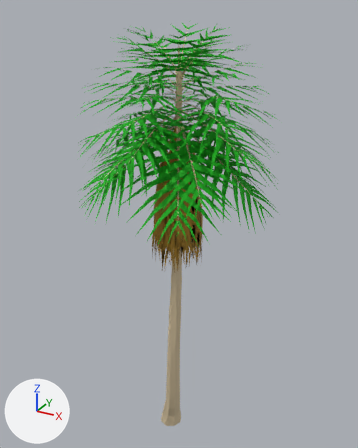
A saved change to the FBX model Assets/Resources/Meshes/Island/Palm1.FBX.
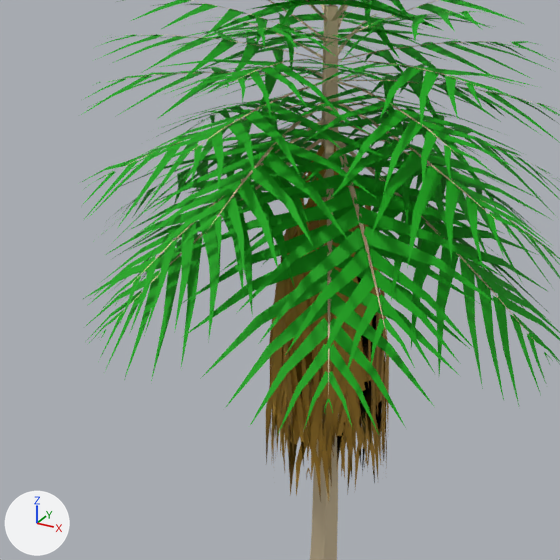
Each version is shown whole from a 50 mm lens placed at (6.59, -11.41, 13.17), pointed at (0.63, -0.57, 7.76), then close up on the part from 12% to 76% of the width and 15% to 66% of the height. The axes (+X, +Y, +Z) are drawn at lower left. The lights are the same throughout. Where no turn or scale is listed for an object, it has been applied to the vertices. Vertices at the same position are counted once.

The scene before the commit, as lines of its bpy script (objects in view):
```python
me_mesh = bpy.data.meshes.new('Mesh')
me_mesh.from_pydata(...)  # 1656 vertices, 1752 faces; spans x 0.22..1.52, y -1.74..-0.42, z 6.84..10.62
# faces by material slot: [312, 1440]
me_mesh.materials.append(mat_expiredfrond0)  # brown #ac8226
me_mesh.materials.append(mat_expiredfrond1)  # brown #ac8226
me_mesh_001 = bpy.data.meshes.new('Mesh.001')
me_mesh_001.from_pydata(...)  # 130 vertices, 248 faces; spans x -0.37..0.99, y -1.18..0.37, z 0.0..11.81
me_mesh_001.materials.append(mat_trunk)  # beige #d6c39f
me_mesh_002 = bpy.data.meshes.new('Mesh.002')
me_mesh_002.from_pydata(...)  # 4321 vertices, 4534 faces; spans x -1.65..3.46, y -3.63..1.45, z 8.39..12.86
# faces by material slot: [624, 3910]
me_mesh_002.materials.append(mat_frond0)  # beige #d6c39f
me_mesh_002.materials.append(mat_frond1)  # green #00a700
ob_palm1_1 = bpy.data.objects.new('palm1_1', me_mesh_001)
ob_palm1_1.location = (0.0, 0.0, 0.0)
ob_palm1_2 = bpy.data.objects.new('Palm1_2', me_mesh_002)
ob_palm1_2.location = (0.0, 0.0, 0.0)
ob_palm1_3 = bpy.data.objects.new('Palm1_3', me_mesh)
ob_palm1_3.location = (0.0, 0.0, 0.0)
```
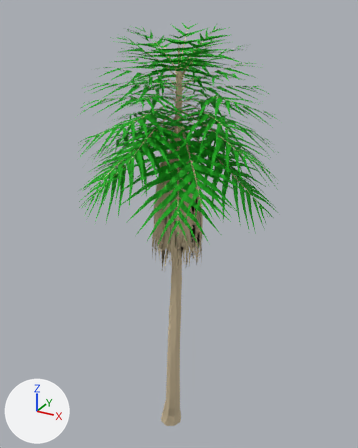
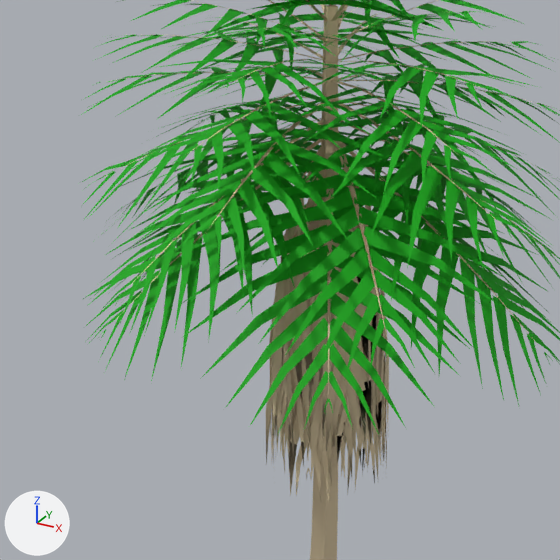
Pixel boxes [x1, y1, x2, y2] of what changed, in the close-ups (560 x 560 px):
part 1 of me_mesh, recoloured: [276, 143, 387, 461] in both
part 2 of me_mesh, recoloured: [266, 187, 389, 502] in both

What changed in the scene script:
```text
Change me_mesh:
    where me_mesh.from_pydata(...)  # 1656 vertices, 1752 faces; spans x 0.22..1.52, y -1.74..-0.42, z 6.84..10.62
    used by ob_palm1_3; location = (0.0, 0.0, 0.0)
    me_mesh part 1: all 312 faces that had it switch from mat_expiredfrond0 (brown #ac8226) to mat_trunk (beige #d6c39f)
    me_mesh part 2: all 1440 faces that had it switch from mat_expiredfrond1 (brown #ac8226) to mat_trunk (beige #d6c39f)
```
